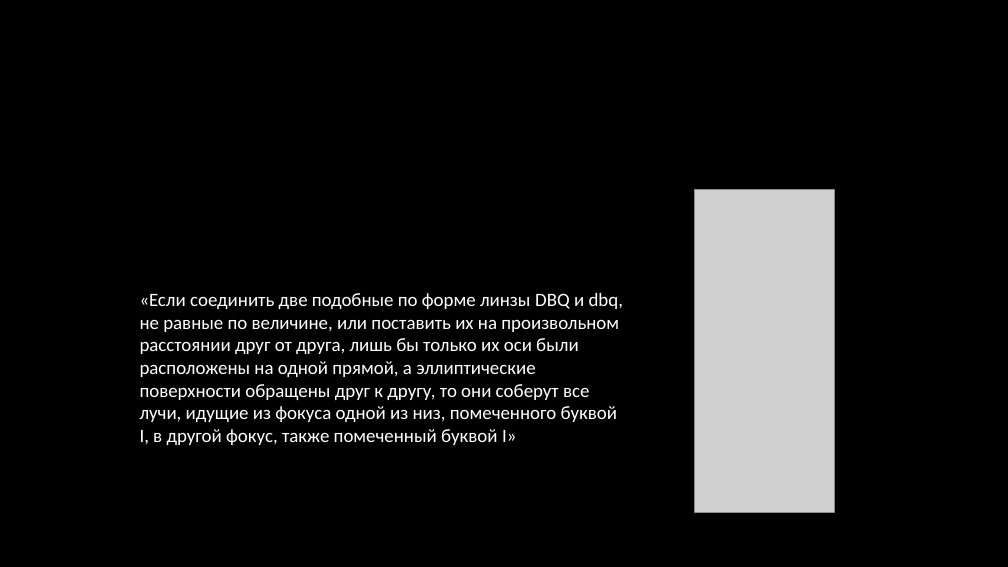
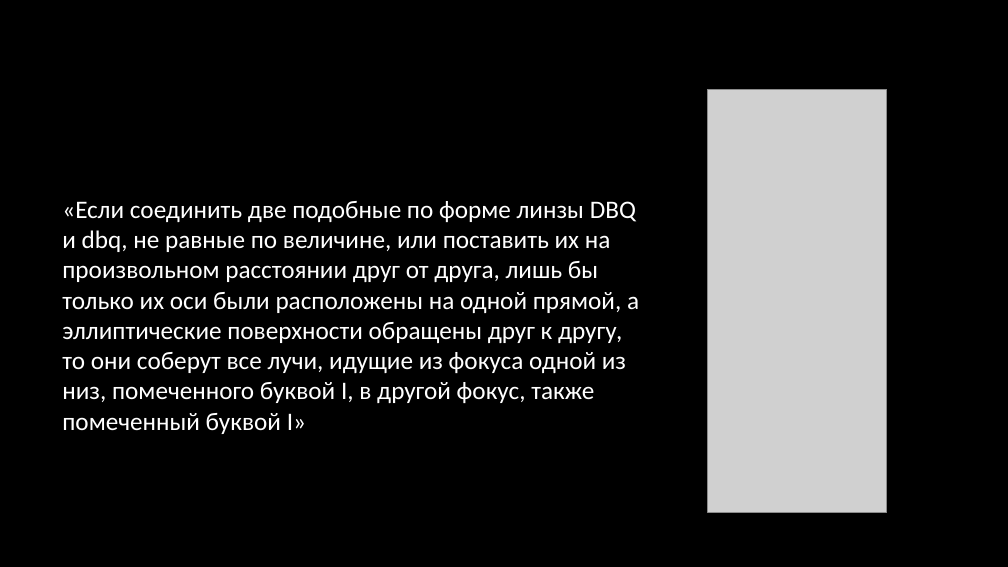
Before and after one commit to KondratovichMaxim/sciense, a slide deck: slide 22 of создания идеальной линзы.pptx (slide 17 before the commit). Drawn at 1008x567 pixels with LibreOffice and Linux fonts; fonts in the diff are those of the drawing; grey boxes stand for pictures; background and template pictures are left out. Boxes give left, top, right and bottom in pixels: in the first picture for what was removed or moved away, otherwise in the second. Text is boxed around its words. In the diff, an @@ line names an element or a change of style, - is before the commit and + after.

```diff
--- a/создания идеальной линзы.pptx
+++ b/создания идеальной линзы.pptx
@@ picture: place and size @@
-picture at (695, 190, 835, 513)
+picture at (708, 89, 887, 513)
@@ text "«Если соединить две подобные по ...": place and size @@
-text "«Если соединить две подобные по ..." at (140, 293, 623, 445)
+text "«Если соединить две подобные по ..." at (62, 201, 639, 434)
@@ text "«Если соединить две подобные по ..." at (62, 201, 639, 434): size 18 to 24 pt @@
```
Also in this commit, not shown: 3 other slides changed, 13 slides added, 7 slides removed, 5 other files.
